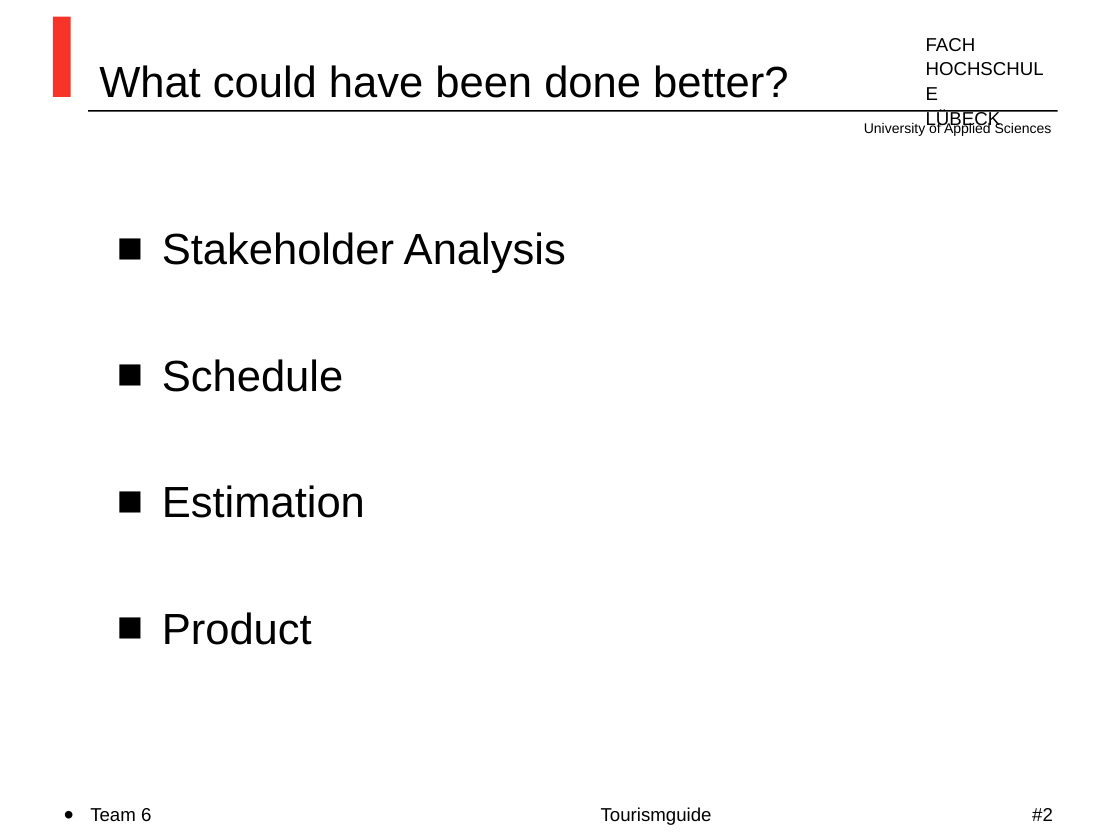
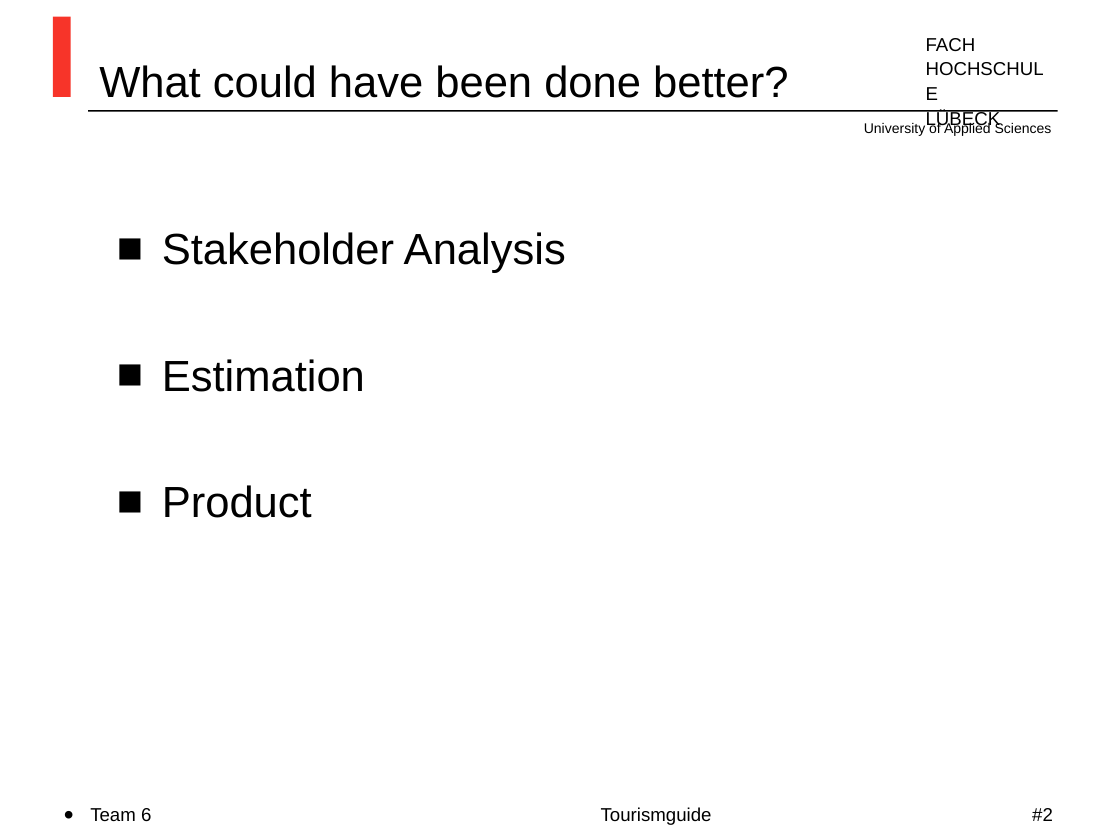
Before and after one commit to li3300046/EG-project, a slide deck: slide 2 of pm.ppt. Drawn at 1120x840 pixels with LibreOffice and Linux fonts; fonts in the diff are those of the drawing; background and template pictures are left out. Boxes give left, top, right and bottom in pixels: in the first picture for what was removed or moved away, otherwise in the second. Text is boxed around its words. In the diff, an @@ line names an element or a change of style, - is before the commit and + after.

```diff
--- a/pm.ppt
+++ b/pm.ppt
@@ text at (x1=162, y1=359, x2=343, y2=392): paragraph removed @@
-■ Schedule
```
Also in this commit, not shown: 1 other slide changed.
